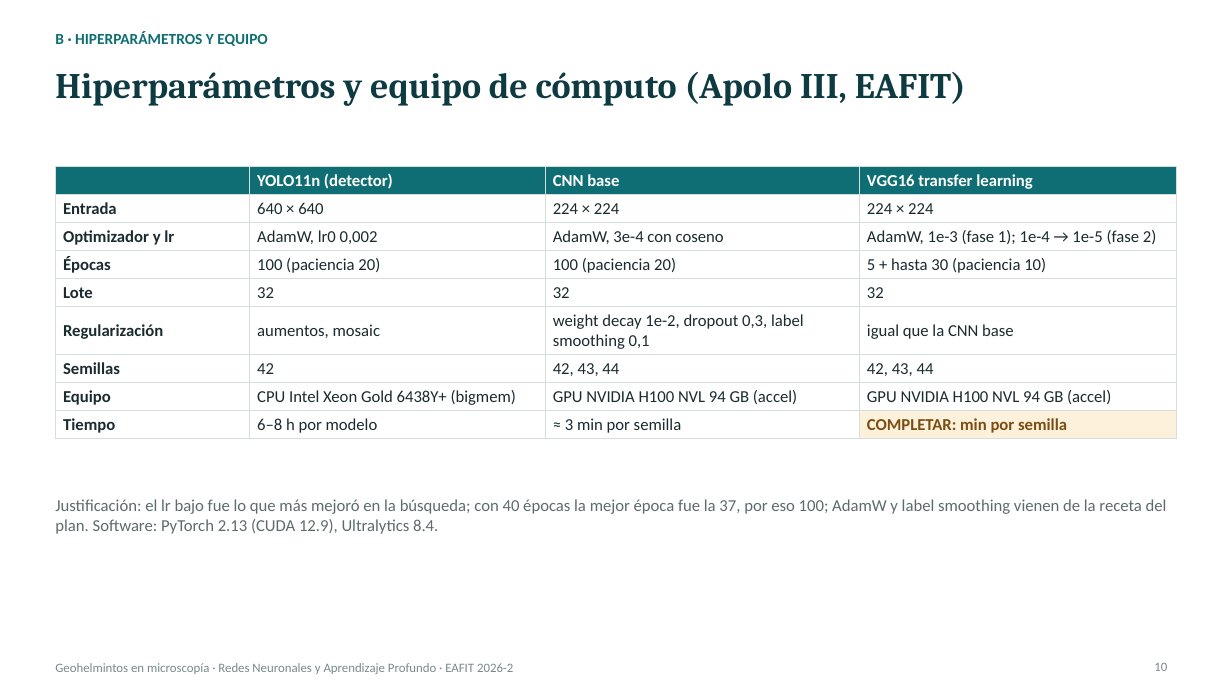
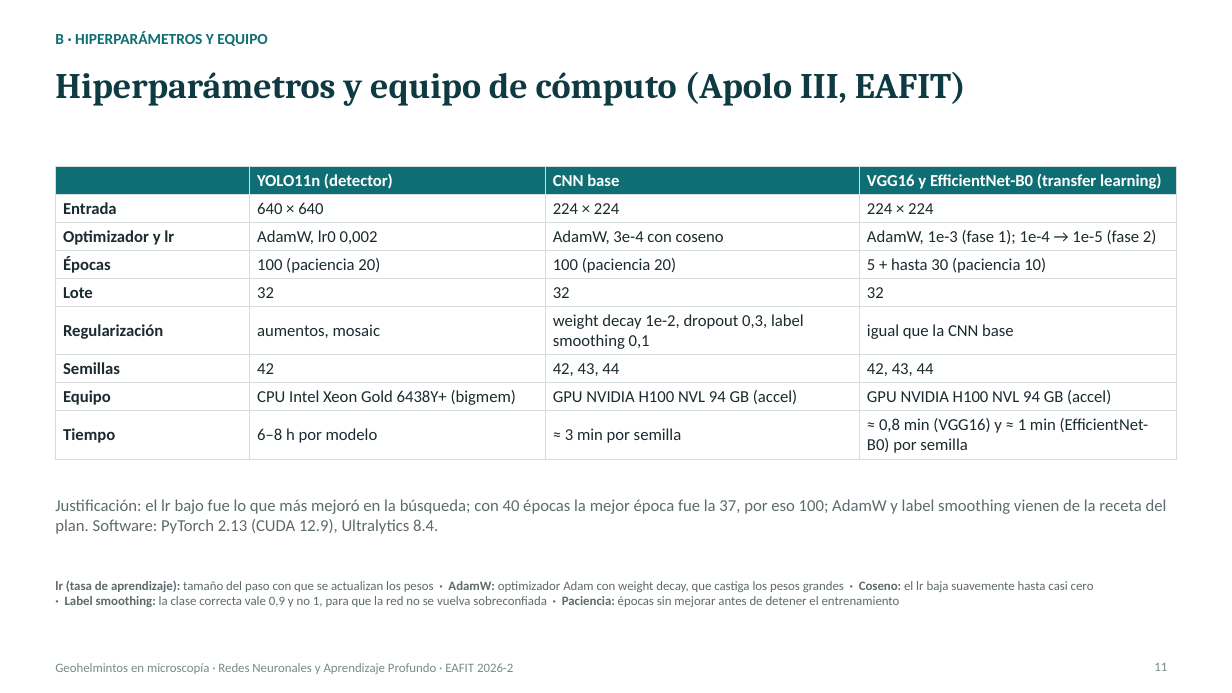
Before and after one commit to Llano0/ParCero_beta, a slide deck: slide 11 of docs/entregas/deep-learning/Presentacion_Geohelmintos_DL.pptx (slide 10 before the commit). Drawn at 1232x693 pixels with LibreOffice and Linux fonts; fonts in the diff are those of the drawing. Boxes give left, top, right and bottom in pixels: in the first picture for what was removed or moved away, otherwise in the second. Text is boxed around its words. In the diff, an @@ line names an element or a change of style, - is before the commit and + after.

```diff
--- a/docs/entregas/deep-learning/Presentacion_Geohelmintos_DL.pptx
+++ b/docs/entregas/deep-learning/Presentacion_Geohelmintos_DL.pptx
@@ table at (x1=55, y1=166, x2=1177, y2=457) @@
-row 1, column 4: VGG16 transfer learning
+row 1, column 4: VGG16 y EfficientNet-B0 (transfer learning)
-row 9, column 4: COMPLETAR: min por semilla
+row 9, column 4: ≈ 0,8 min (VGG16) y ≈ 1 min (EfficientNet-B0) por semilla
@@ fill #FDF1DC to none in row 9, column 4 @@
@@ text added at (x1=55, y1=580, x2=1094, y2=607), 10 pt, text #5E6B6D @@
+lr (tasa de aprendizaje): tamaño del paso con que se actualizan los pesos · AdamW: optimizador Adam con weight decay, que castiga los pesos grandes · Coseno: el lr baja suavemente hasta casi cero · Label smoothing: la clase correcta vale 0,9 y no 1, para que la red no se vuelva sobreconfiada · Paciencia: épocas sin mejorar antes de detener el entrenamiento
@@ page number at (x1=1154, y1=663, x2=1167, y2=671): text changed @@
-10
+11
```
Also in this commit, not shown: 17 other slides changed, 2 slides added, 6 other files.
